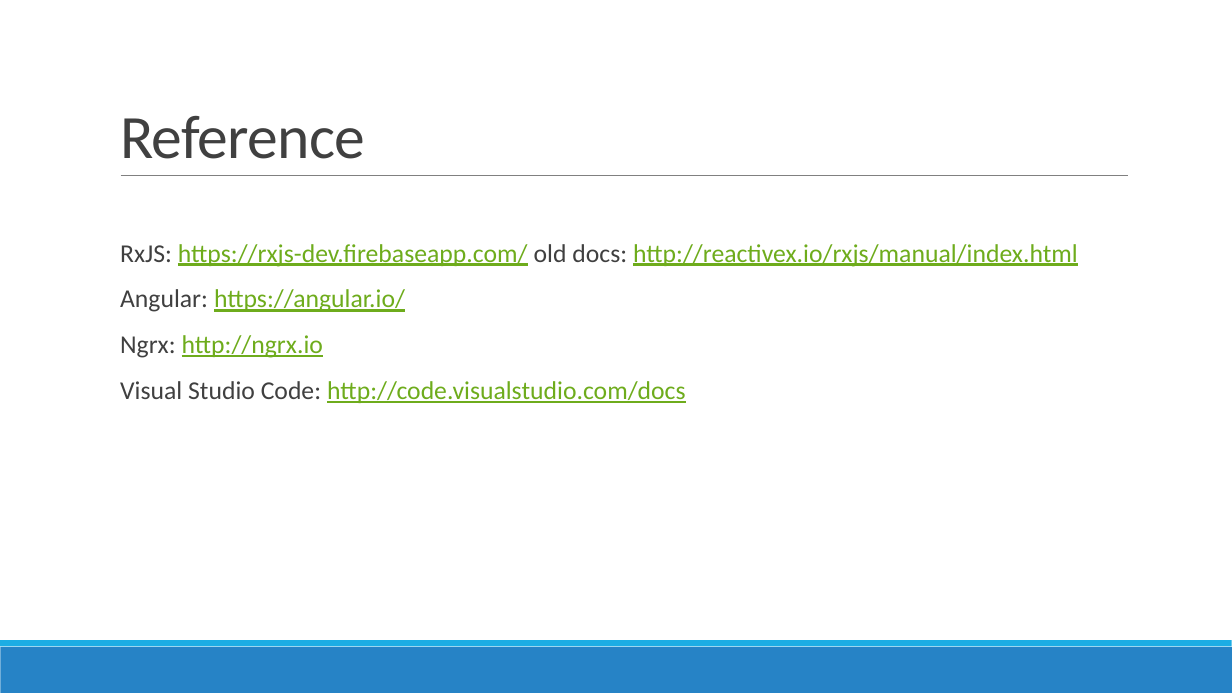
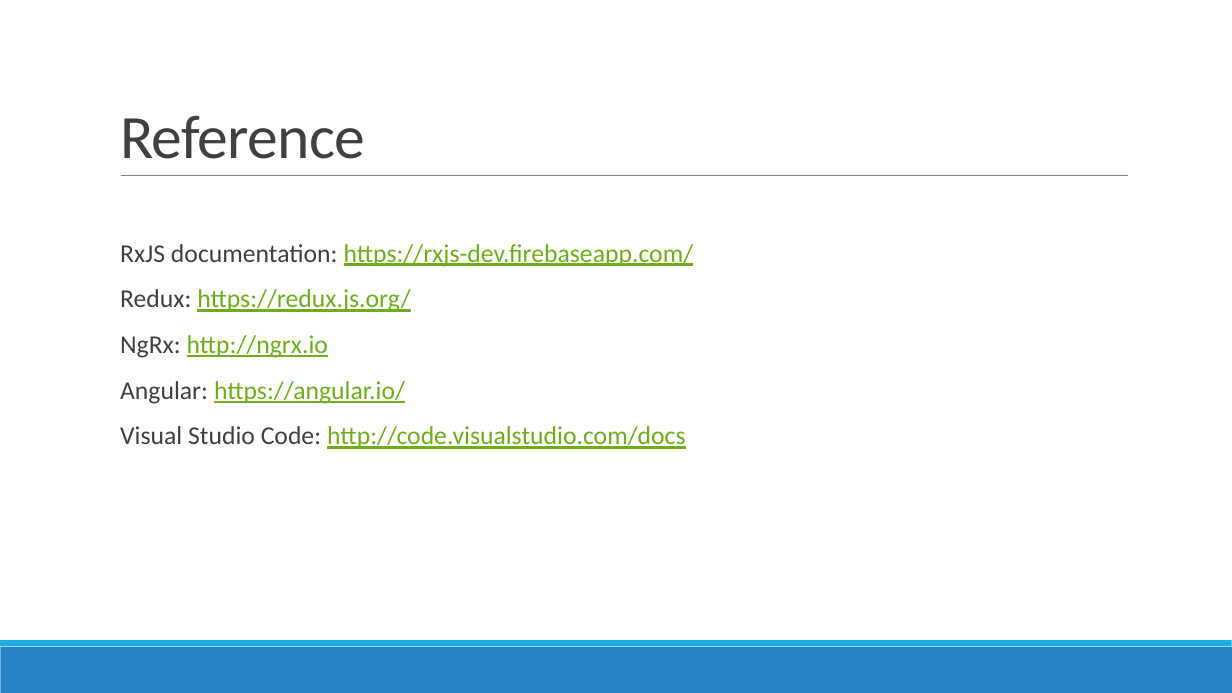
Before and after one commit to AGiorgetti/ngrx101, a slide deck: slide 11 of ReactiveProgramming_ngrx.pptx (slide 9 before the commit). Drawn at 1232x693 pixels with LibreOffice and Linux fonts; fonts in the diff are those of the drawing. Boxes give left, top, right and bottom in pixels: in the first picture for what was removed or moved away, otherwise in the second. Text is boxed around its words. In the diff, an @@ line names an element or a change of style, - is before the commit and + after.

```diff
--- a/ReactiveProgramming_ngrx.pptx
+++ b/ReactiveProgramming_ngrx.pptx
@@ text at [120, 244, 694, 358]: text changed @@
-  RxJS: https://rxjs-dev.firebaseapp.com/ old docs: http://reactivex.io/rxjs/manual/index.html
+  RxJS documentation: https://rxjs-dev.firebaseapp.com/
+  Redux: https://redux.js.org/
+  NgRx: http://ngrx.io
@@ text at [120, 335, 323, 358]: paragraph removed @@
-  Ngrx: http://ngrx.io
```
Also in this commit, not shown: 8 other slides changed, 2 slides added, 1 other file.
